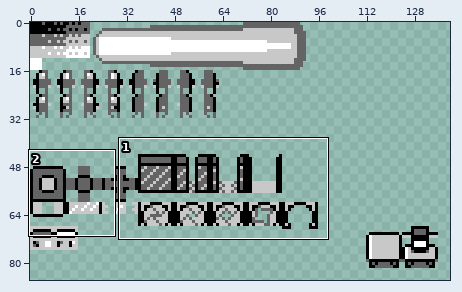
Sprite sheet: assets/SpriteSheet-0.png. The first picture is a wide view before the edit; the outline marks the close-up.
Close-up. Before the edit:
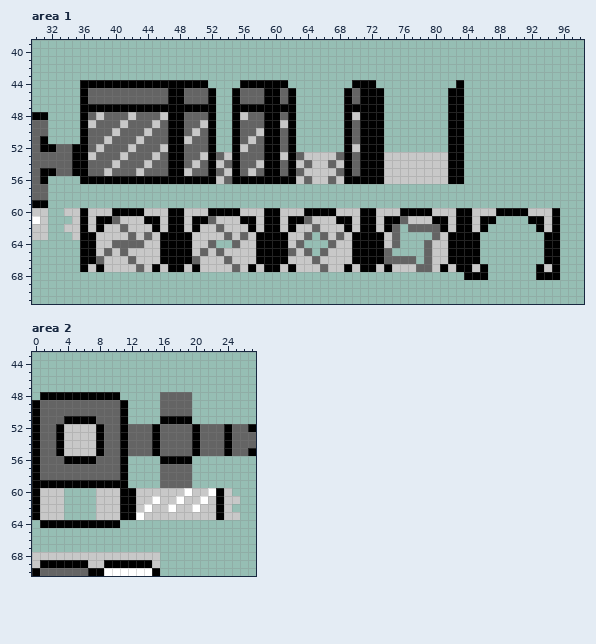
The file is 160x144 pixels. Shown: area 1: x 30..98, y 39..71; area 2: x 0..27, y 43..70. The wide view leaves out empty margins.
And afterwards:
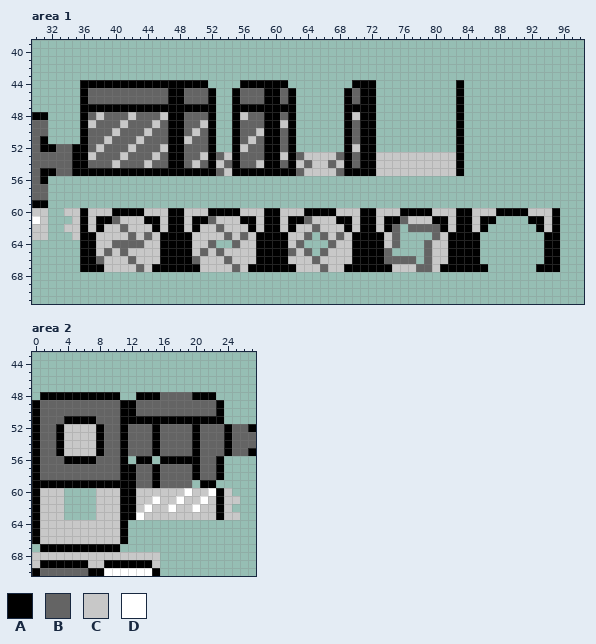
Palette (. is transparent): A #000000  B #646464  C #c8c8c8  D #ffffff
Commit: Updated walls. Added single wall ends.
The exact change:
Area 1:
y 45..52: x 73 A -> .; x 82 A -> .
y 53..54: x 73 A -> C; x 82 A -> C
y 55: x 37..46 BBCBBBCBBB -> AAAAAAAAAA; x 49..51 CBB -> AAA; x 56..58 BCB -> AAA; x 61 B -> A; x 70 B -> A; x 73 A -> C; x 82 A -> C
y 56: x 36..83 AAAAAAAAAAAAAAAAACBAAAAAAAACBCCBCAAAAACCCCCCCCAA -> ................................................
y 67: x 37 C -> A; x 46 C -> A; x 49 C -> A; x 58 C -> A; x 61 C -> A; x 70 C -> A; x 73 C -> A; x 82 C -> A; x 85 C -> A; x 94 C -> A
y 68: x 84..86 AAA -> ...; x 93..95 AAA -> ...
Area 2:
y 48: x 13..15 ... -> AAA; x 20..22 ... -> AAA
y 49..50: x 12..15 .... -> ABBB; x 20..23 .... -> BBBA
y 51: x 12..15 .... -> AAAA; x 20..23 .... -> AAAA
y 56: x 13..14 .. -> AA; x 20..23 .... -> ABBA
y 57..58: x 12..15 .... -> ABBA; x 20..23 .... -> ABBA
y 59: x 12..15 .... -> ABBA; x 21..22 .. -> AA
y 64: x 0..11 .AAAAAAAAAA. -> ACCCCCCCCCCA
y 65..66: x 0..11 ............ -> ACCCCCCCCCCA
y 67: x 1..10 .......... -> AAAAAAAAAA
